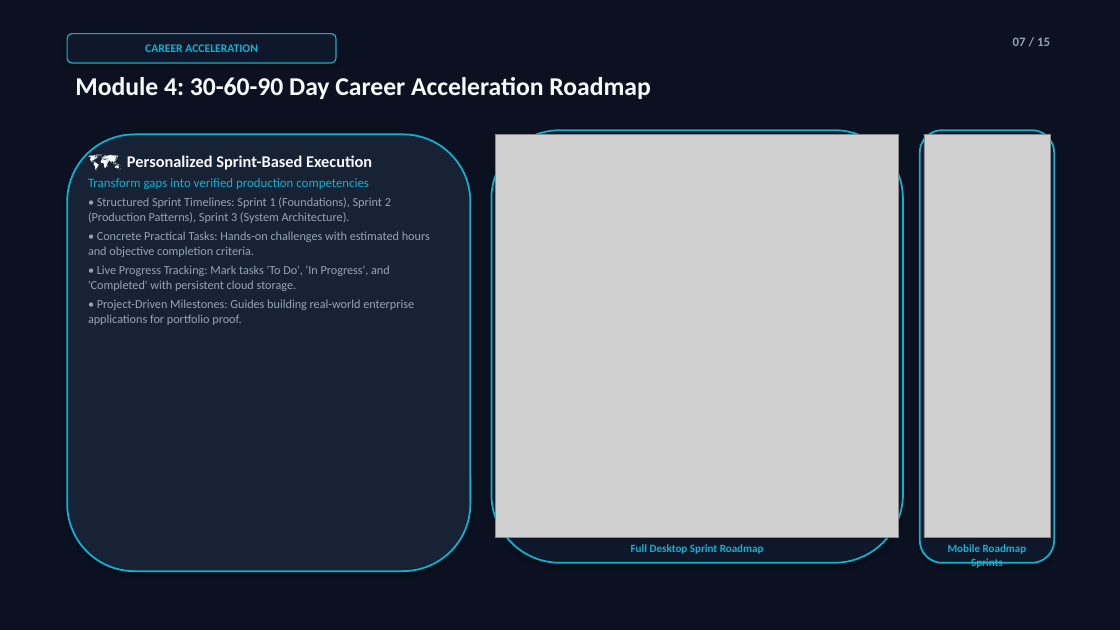
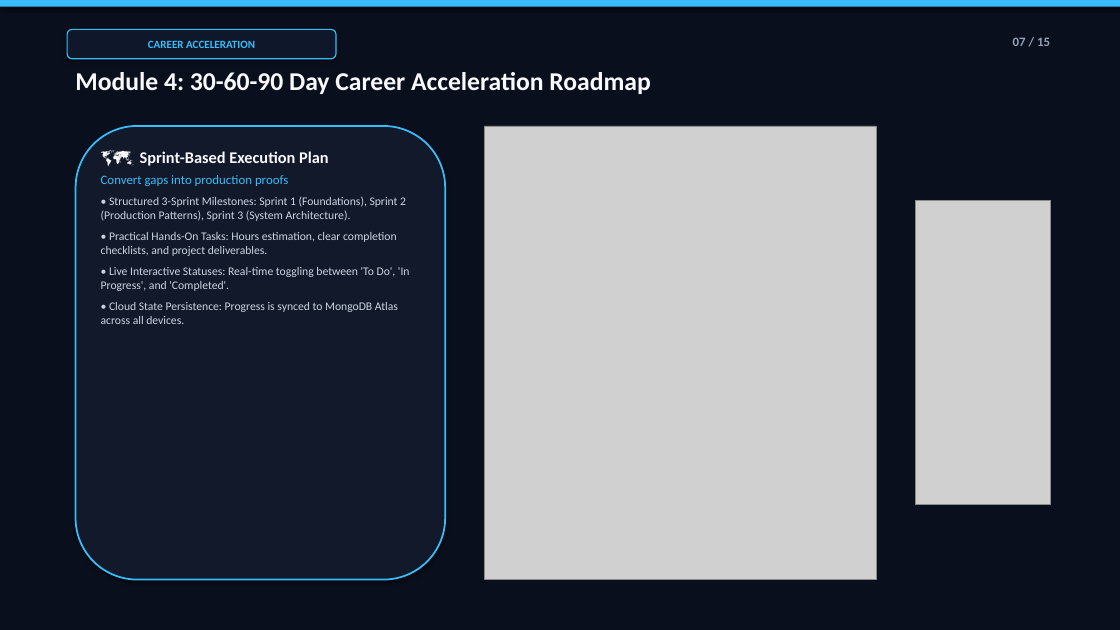
Before and after one commit to raj40870-pixel/Ai-skill-, a slide deck: slide 7 of The_Hustlers_Career_Nav_AI_Presentation.pptx. Drawn at 1120x630 pixels with LibreOffice and Linux fonts; fonts in the diff are those of the drawing; grey boxes stand for pictures. Boxes give left, top, right and bottom in pixels: in the first picture for what was removed or moved away, otherwise in the second. Text is boxed around its words. In the diff, an @@ line names an element or a change of style, - is before the commit and + after.

Commit message:
docs(presentation): upgrade pitch deck with high-definition browser & smartphone device mockups and non-distorted aspect ratios

```diff
--- a/The_Hustlers_Career_Nav_AI_Presentation.pptx
+++ b/The_Hustlers_Career_Nav_AI_Presentation.pptx
@@ rectangle at (x1=0, y1=0, x2=1120, y2=630): fill #0B1120 to #0A0F1D @@
@@ rectangle added at (x1=0, y1=0, x2=1120, y2=7), fill #38BDF8 @@
@@ rounded rectangle "CAREER ACCELERATION" moved from (x1=67, y1=34, x2=336, y2=63) to (x1=67, y1=29, x2=336, y2=59) @@
@@ rounded rectangle "CAREER ACCELERATION" at (x1=67, y1=29, x2=336, y2=59): size 10 to 9.5 pt, text colour #06B6D4 to #38BDF8; outline #06B6D4 1 pt to #38BDF8 1 pt @@
@@ text "Module 4: 30-60-90 Day Career ..." moved from (x1=75, y1=77, x2=650, y2=99) to (x1=75, y1=72, x2=650, y2=94) @@
@@ rounded rectangle resized from (x1=67, y1=134, x2=471, y2=571) to (x1=76, y1=126, x2=445, y2=580) @@
@@ rounded rectangle at (x1=76, y1=126, x2=445, y2=580): fill #182235 to #12192B; outline #06B6D4 1.5 pt to #38BDF8 1.5 pt @@
@@ picture resized from (x1=496, y1=134, x2=899, y2=538) to (x1=485, y1=126, x2=876, y2=580) @@
@@ rounded rectangle removed at (x1=492, y1=130, x2=903, y2=563) @@
@@ rounded rectangle removed at (x1=920, y1=130, x2=1054, y2=563) @@
@@ text at (x1=101, y1=151, x2=410, y2=324): text changed; size 10.5 to 10 pt; text colour #94A3B8 to #CBD5E1 @@
-🗺️ Personalized Sprint-Based Execution
-Transform gaps into verified production competencies
-• Structured Sprint Timelines: Sprint 1 (Foundations), Sprint 2 (Production Patterns), Sprint 3 (System Architecture).
-• Concrete Practical Tasks: Hands-on challenges with estimated hours and objective completion criteria.
-• Live Progress Tracking: Mark tasks 'To Do', 'In Progress', and 'Completed' with persistent cloud storage.
-• Project-Driven Milestones: Guides building real-world enterprise applications for portfolio proof.
+🗺️ Sprint-Based Execution Plan
+Convert gaps into production proofs
+• Structured 3-Sprint Milestones: Sprint 1 (Foundations), Sprint 2 (Production Patterns), Sprint 3 (System Architecture).
+• Practical Hands-On Tasks: Hours estimation, clear completion checklists, and project deliverables.
+• Live Interactive Statuses: Real-time toggling between 'To Do', 'In Progress', and 'Completed'.
+• Cloud State Persistence: Progress is synced to MongoDB Atlas across all devices.
@@ picture resized from (x1=924, y1=134, x2=1050, y2=538) to (x1=916, y1=201, x2=1050, y2=505) @@
@@ text removed at (x1=631, y1=544, x2=764, y2=554) @@
-Full Desktop Sprint Roadmap
@@ text removed at (x1=948, y1=544, x2=1027, y2=568) @@
-Mobile Roadmap Sprints
```
Also in this commit, not shown: 12 other slides changed, 2 slides added, 2 slides removed, 15 other files.
